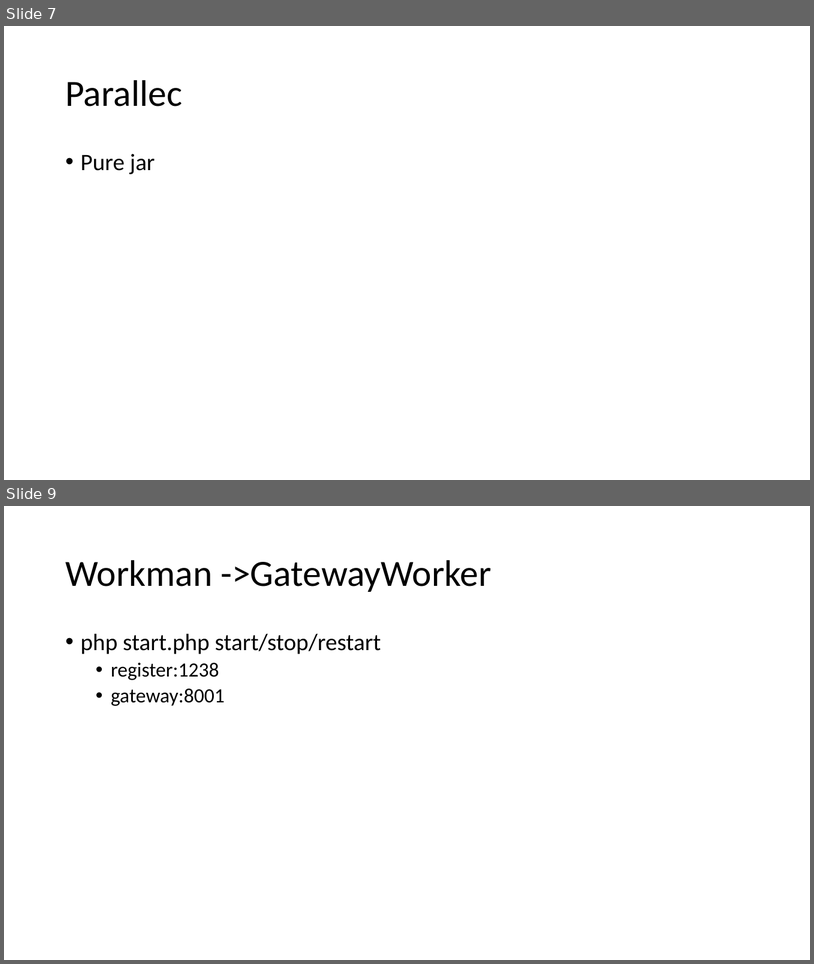
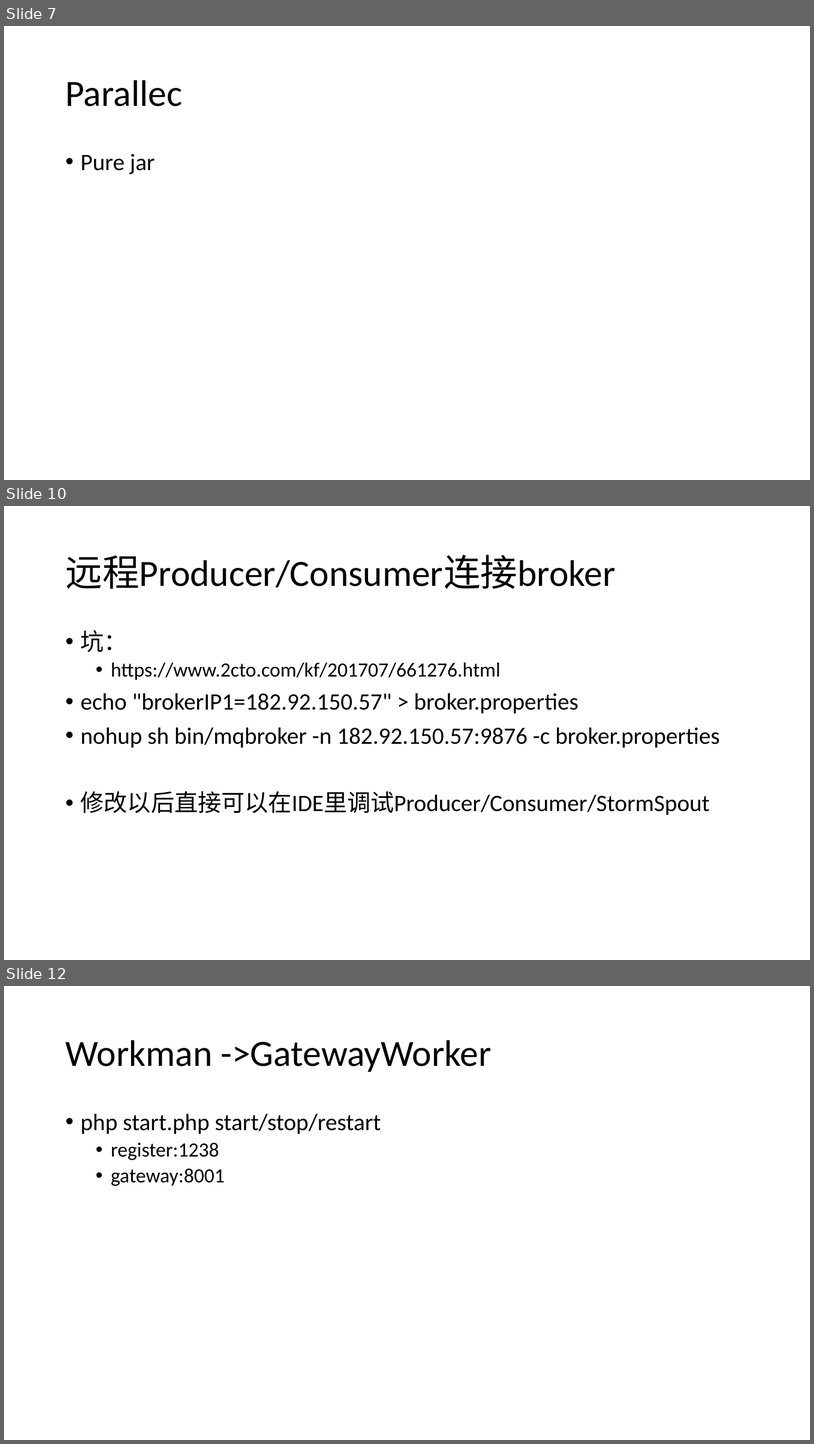
Before and after one commit to csliangdu/ExchangeAgg, a slide deck: doc/Coin.pptx. Shown one above the other, each under a label of ours: slides 7 and 9 before the commit, slides 7, 10 and 12 after it; the slides between them are not shown. The pictures are 814x964 and 814x1444 pixels, drawn with LibreOffice and Linux fonts; fonts in the diff are those of the drawing. Boxes give left, top, right and bottom in pixels: in the first picture for what was removed or moved away, otherwise in the second. Text is boxed around its words. In the diff, an @@ line names an element or a change of style, - is before the commit and + after.

```diff
--- a/doc/Coin.pptx
+++ b/doc/Coin.pptx
@@ slide 10 added at <box>4,506,810,960</box>, background #FFFFFF @@
@@ title added at <box>65,555,615,589</box>, 44 pt, text #000000 @@
+远程Producer/Consumer连接broker
@@ text added at <box>81,630,720,815</box>, 28 pt, text #000000 @@
+• 坑：
+  • https://www.2cto.com/kf/201707/661276.html
+• echo "brokerIP1=182.92.150.57" > broker.properties
+• nohup sh bin/mqbroker -n 182.92.150.57:9876 -c broker.properties
+• 修改以后直接可以在IDE里调试Producer/Consumer/StormSpout
@@ what was slide 9 is now slide 12 @@
```
Also in this commit, not shown: 1 slide changed, 6 other slides added, 20 other files.
